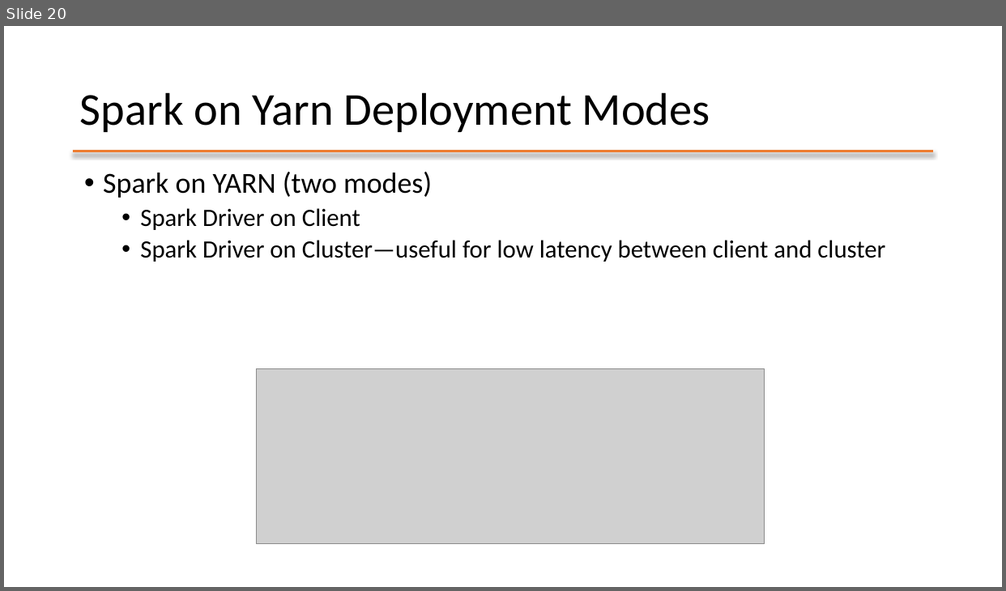
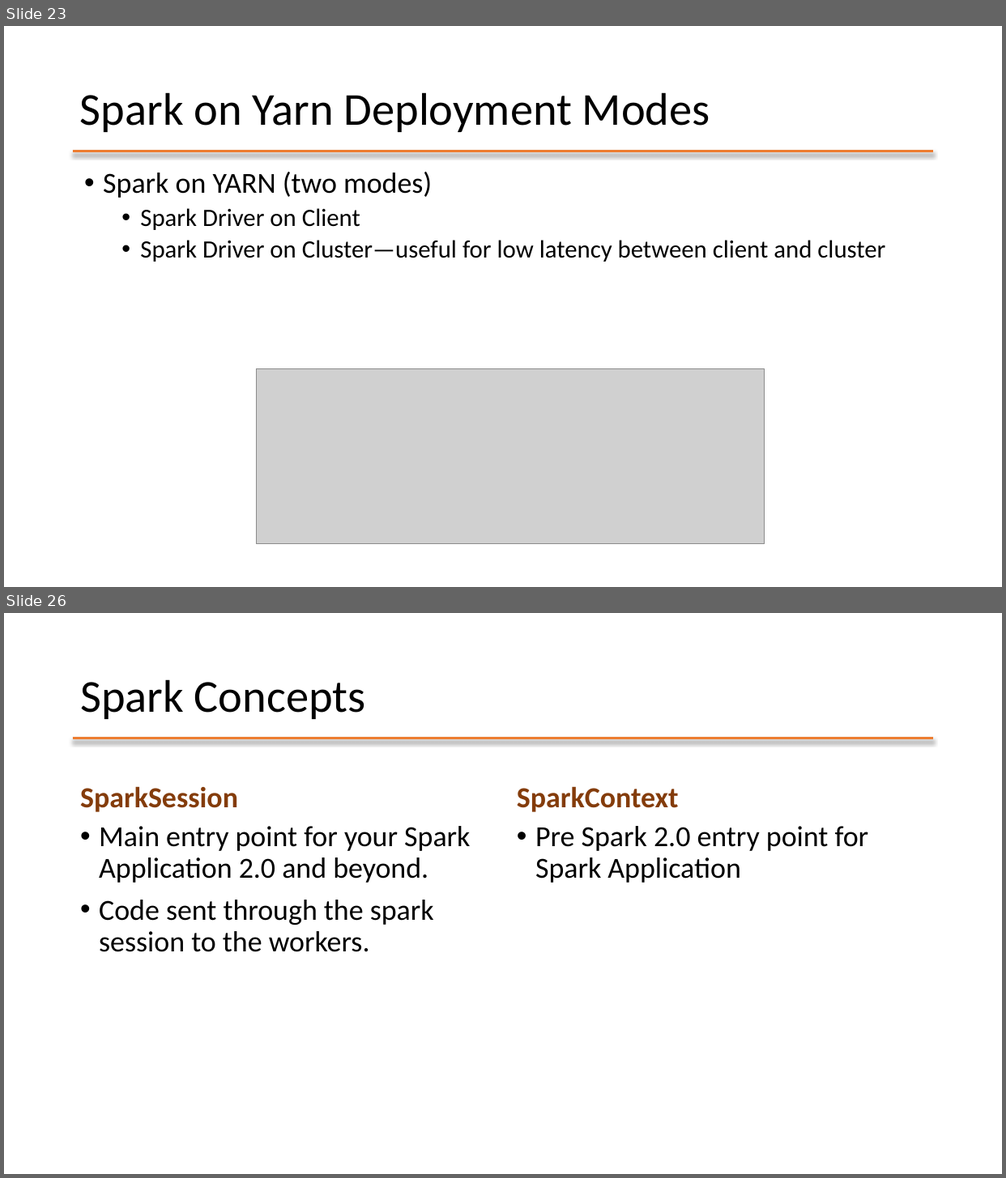
Before and after one commit to mafudge/ist769-old, a slide deck: content/D-Spark/D-Spark-Object-Storage.pptx. Shown one above the other, each under a label of ours: slide 20 before the commit, slides 23 and 26 after it; the slides between them are not shown. The pictures are 1006x591 and 1006x1178 pixels, drawn with LibreOffice and Linux fonts; fonts in the diff are those of the drawing; grey boxes stand for pictures. Boxes give left, top, right and bottom in pixels: in the first picture for what was removed or moved away, otherwise in the second. Text is boxed around its words. In the diff, an @@ line names an element or a change of style, - is before the commit and + after.

```diff
--- a/content/D-Spark/D-Spark-Object-Storage.pptx
+++ b/content/D-Spark/D-Spark-Object-Storage.pptx
@@ slide 26 added at [4,613,1002,1174], background #FFFFFF; not listed: 1 template element that a slide beside it also shows @@
@@ title added at [80,679,366,719], 44 pt, text #000000 @@
+Spark Concepts
@@ text added at [80,786,238,812], 28 pt, text #843C0B, bold @@
+SparkSession
@@ text added at [517,786,679,812], 28 pt, text #843C0B, bold @@
+SparkContext
@@ text added at [99,826,470,952], 28 pt, text #000000 @@
+• Main entry point for your Spark Application 2.0 and beyond.
+• Code sent through the spark session to the workers.
@@ text added at [535,826,869,883], 28 pt, text #000000 @@
+• Pre Spark 2.0 entry point for Spark Application
@@ what was slide 20 is now slide 23 @@
```
Also in this commit, not shown: 8 slides changed, 25 other slides added, 8 slides removed, 35 other files.
